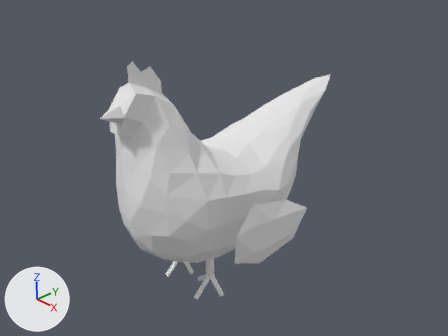
One commit to the Blender file blend/galo.blend: the scene before it, then after it.
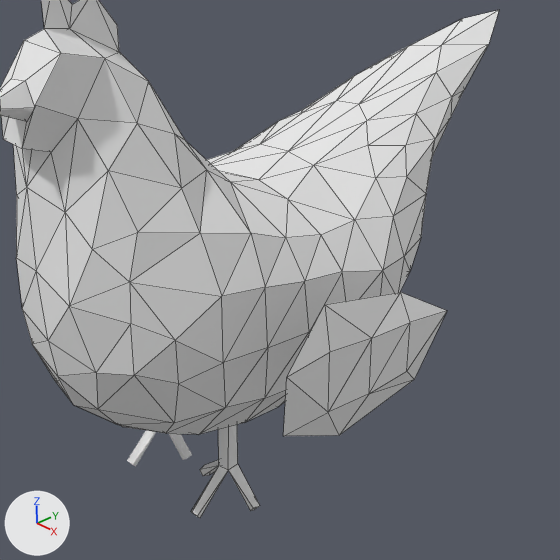
There are two pictures of each version: one from the file's camera 'Camera', one close up on the part from 24% to 80% of the width and 21% to 95% of the height. The lights are fixed; the arrows at lower left show +X, +Y and +Z. The close-ups show mesh edges as thin lines.
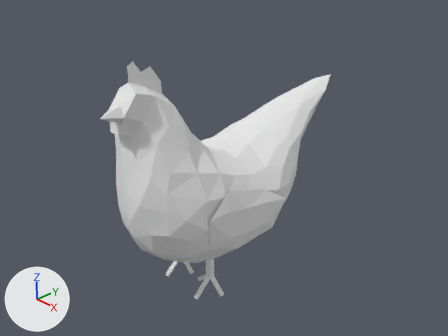
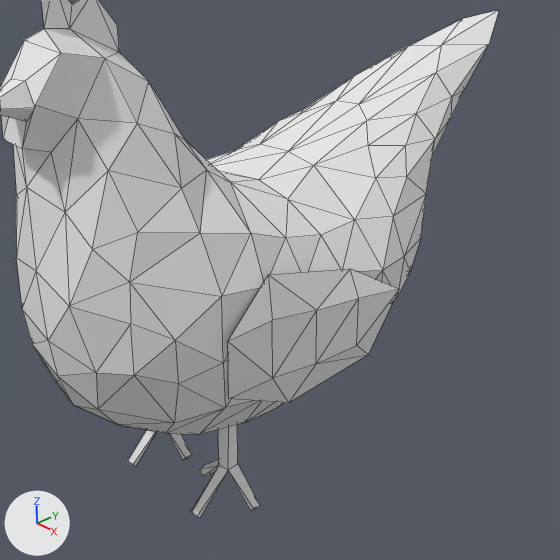
Pixel boxes [x1, y1, x2, y2] of what changed, in the close-ups (560 x 560 px; the box of a moved part takes in the faces that stretch with it):
'Cube', reshaped
    before: [0, 0, 499, 436]
    after: [0, 0, 499, 518]
part 1 of me_cube, moved or reshaped
    before: [283, 292, 447, 436]
    after: [228, 269, 399, 403]
part 2 of me_cube, added
    after: [127, 430, 192, 467]
part 3 of me_cube, cut back
    both: [22, 149, 51, 187]
'Cylinder.001', unchanged, covered by the edit
    before: [191, 425, 260, 518]

The change, as a diff of the scene's bpy script:
```diff
--- a/blend/galo.blend.py
+++ b/blend/galo.blend.py
@@ me_cube @@
 # used by ob_cube; location = (0.0, -1.46, 4.96); scale = (3.78, 3.78, 3.78)
 # verts and faces of me_cube; kept vertices keep their numbers, new ones are numbered from 242
 # before: 60 (-0.12, -0.6, 1.36) at pixel (26, 187), 221 (-0.07, -0.54, 1.68), 222 (-0.17, -0.57, 1.63), 223 (0.03, -0.5, 1.6) at pixel (51, 152), 224 (-0.17, -0.68, 1.67) at pixel (3, 139)
 # before: 225 (0.03, -0.68, 1.67) at pixel (22, 148)
-me_cube.from_pydata(...)  # 242 vertices, 447 faces; spans x -1.52..1.51, y -0.88..3.85, z -0.68..2.54
+me_cube.from_pydata(...)  # 297 vertices, 515 faces; spans x -1.11..1.12, y -0.88..3.85, z -1.32..2.54
+# me_cube part 1: the loose piece of 13 vertices spanning x 1.32..1.51, y 0.04..1.38, z -0.24..0.79 is turned -5 degrees about the z axis through its middle, then moved by (-0.45, 0.0, 0.0)
+# me_cube part 2: a new loose piece of 28 vertices spanning x -0.7..-0.11, y 0.1..0.53, z -1.32..-0.36, in mat_material (white #e7e7e7)
+# me_cube part 3
+delete_vertices([221])  # with the faces that use them
+faces += [(60, 223, 222), (222, 223, 225, 224)]
 me_cube.materials.append(mat_material)
```
